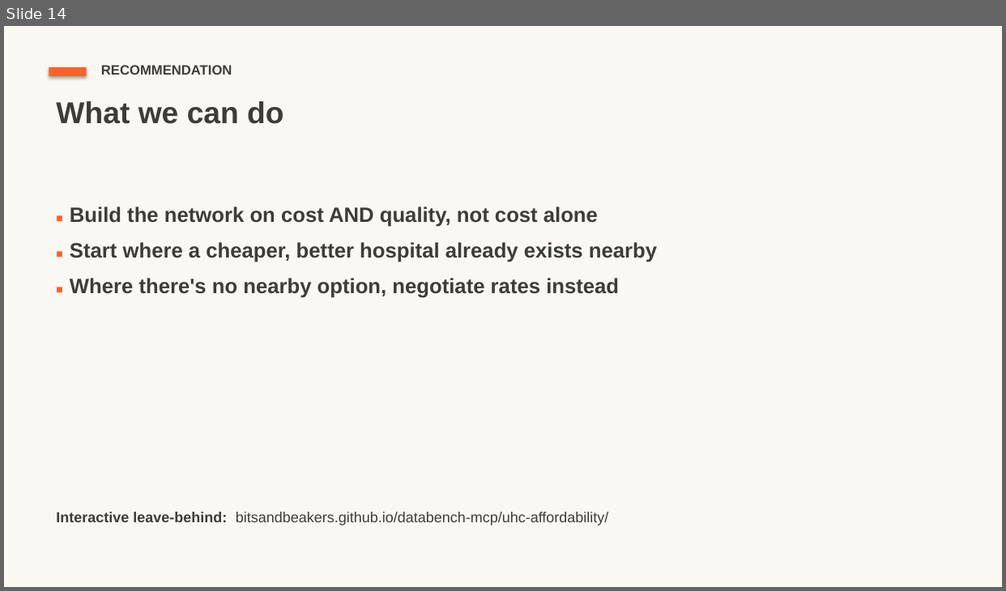
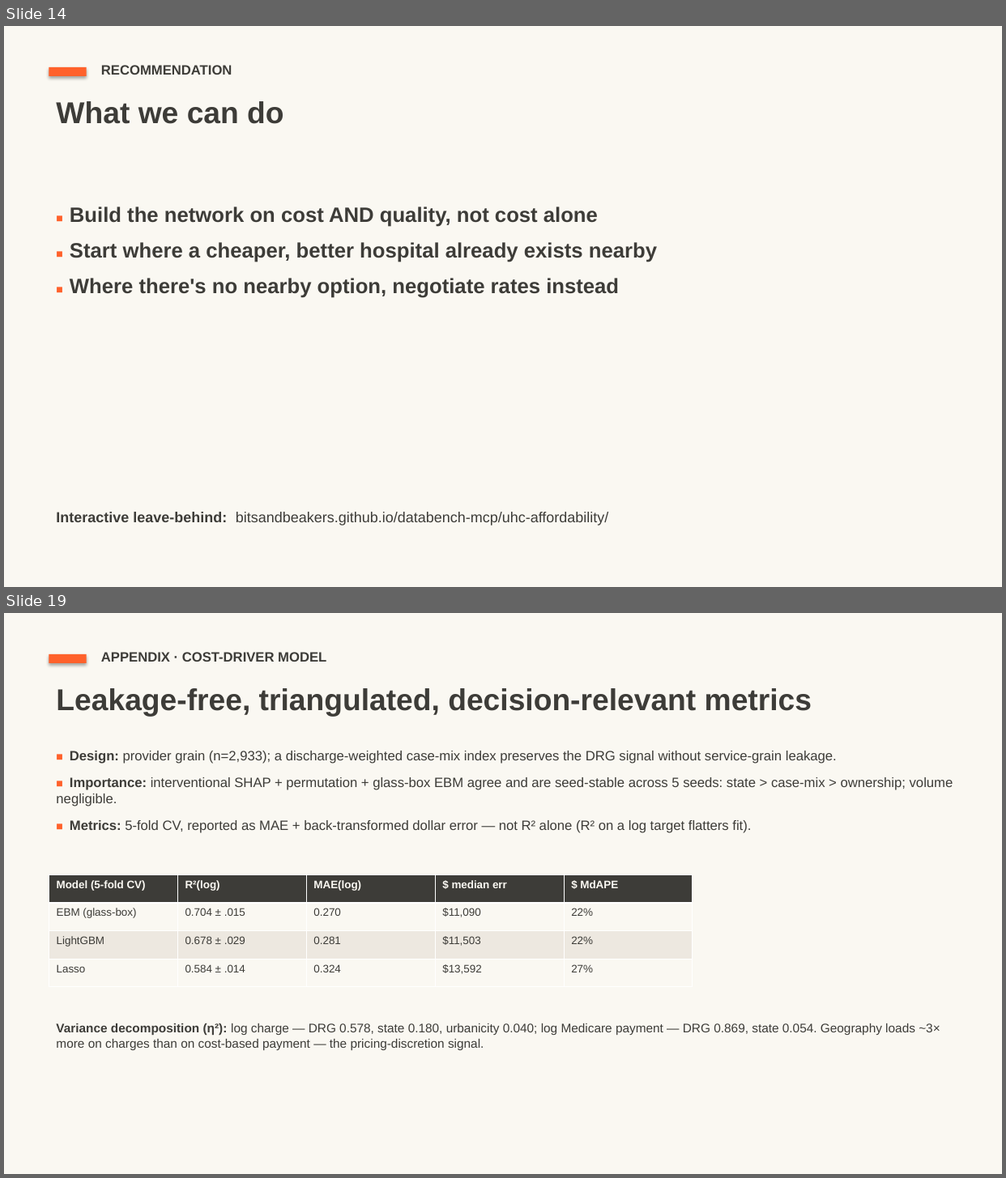
Before and after one commit to bitsandbeakers/databench-mcp, a slide deck: docs/slides/UHC_Affordability_Deck_readahead.pptx. Shown one above the other, each under a label of ours: slide 14 before the commit, slides 14 and 19 after it; the slides between them are not shown. The pictures are 1006x591 and 1006x1178 pixels, drawn with LibreOffice and Linux fonts; fonts in the diff are those of the drawing. Boxes give left, top, right and bottom in pixels: in the first picture for what was removed or moved away, otherwise in the second. Text is boxed around its words. In the diff, an @@ line names an element or a change of style, - is before the commit and + after.

```diff
--- a/docs/slides/UHC_Affordability_Deck_readahead.pptx
+++ b/docs/slides/UHC_Affordability_Deck_readahead.pptx
@@ slide 19 added at box(4, 613, 1002, 1174), background #FAF8F2 @@
@@ rectangle added at box(49, 654, 87, 663), fill #FF612B @@
@@ text added at box(101, 652, 326, 662), 13 pt, text #3D3C38, bold @@
+APPENDIX · COST-DRIVER MODEL
@@ text added at box(56, 688, 812, 717), 29 pt, text #3D3C38, bold @@
+Leakage-free, triangulated, decision-relevant metrics
@@ text added at box(56, 751, 953, 833), 13 pt, text #3D3C38 @@
+■ Design: provider grain (n=2,933); a discharge-weighted case-mix index preserves the DRG signal without service-grain leakage.
+■ Importance: interventional SHAP + permutation + glass-box EBM agree and are seed-stable across 5 seeds: state > case-mix > ownership; volume negligible.
+■ Metrics: 5-fold CV, reported as MAE + back-transformed dollar error — not R² alone (R² on a log target flatters fit).
@@ table added at box(49, 875, 692, 987), 4 rows, 5 columns @@
+Model (5-fold CV) | R²(log) | MAE(log) | $ median err | $ MdAPE
+EBM (glass-box) | 0.704 ± .015 | 0.270 | $11,090 | 22%
+LightGBM | 0.678 ± .029 | 0.281 | $11,503 | 22%
+Lasso | 0.584 ± .014 | 0.324 | $13,592 | 27%
@@ text added at box(56, 1024, 940, 1050), 12 pt, text #3D3C38 @@
+Variance decomposition (η²): log charge — DRG 0.578, state 0.180, urbanicity 0.040; log Medicare payment — DRG 0.869, state 0.054. Geography loads ~3× more on charges than on cost-based payment — the pricing-discretion signal.
```
Also in this commit, not shown: 1 slide changed, 6 other slides added.
